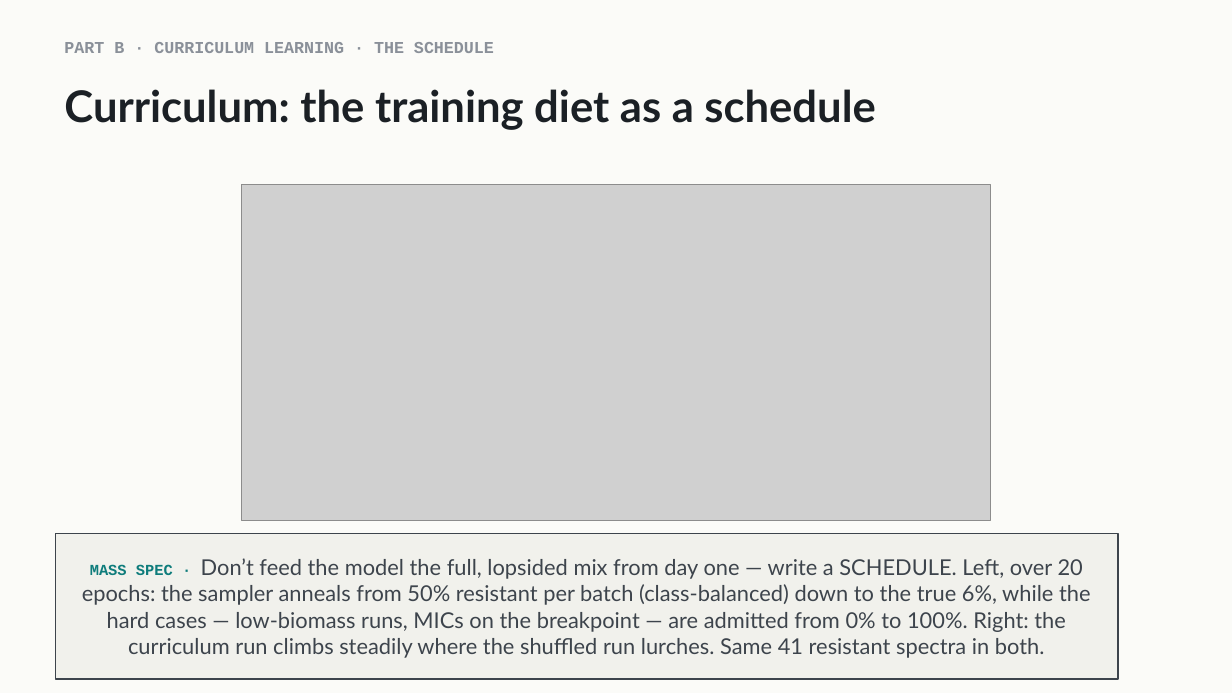
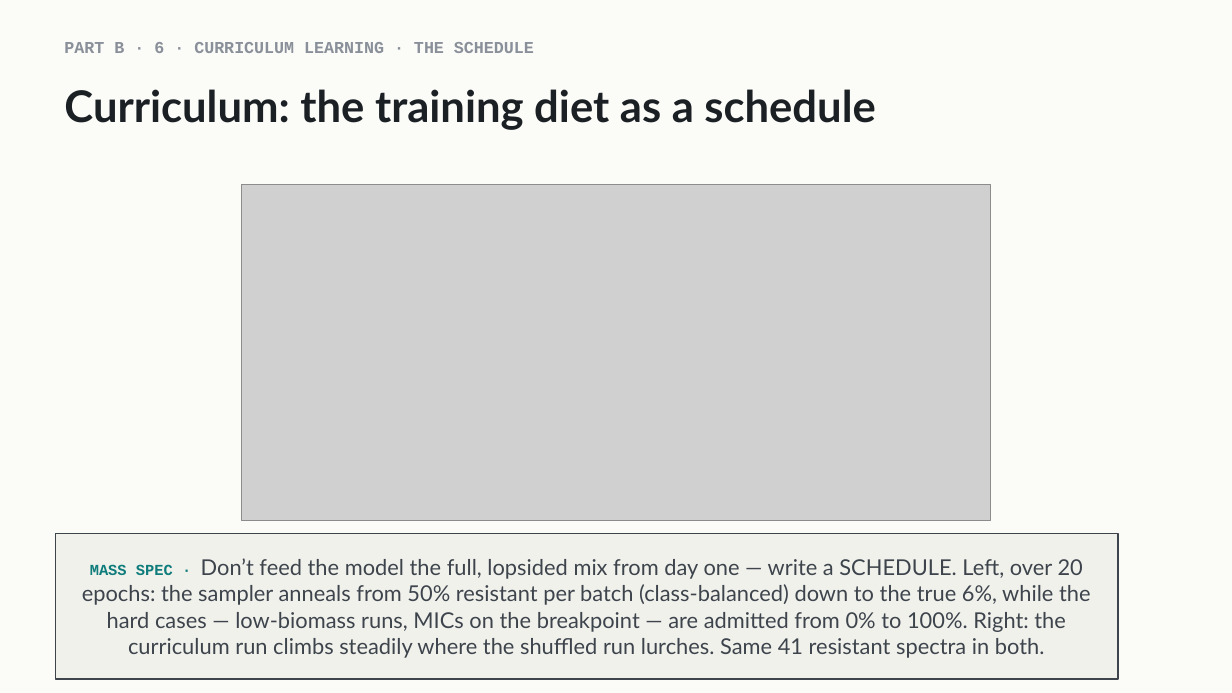
Before and after one commit to indigobio/msacl_dl_course, a slide deck: slide 19 of slides/pptx/lecture10_imbalanced_data.pptx (slide 18 before the commit). Drawn at 1232x693 pixels with LibreOffice and Linux fonts; fonts in the diff are those of the drawing; grey boxes stand for pictures. Boxes give left, top, right and bottom in pixels: in the first picture for what was removed or moved away, otherwise in the second. Text is boxed around its words. In the diff, an @@ line names an element or a change of style, - is before the commit and + after.

```diff
--- a/slides/pptx/lecture10_imbalanced_data.pptx
+++ b/slides/pptx/lecture10_imbalanced_data.pptx
@@ text at (64,42,534,53): text changed @@
-PART B · CURRICULUM LEARNING · THE SCHEDULE
+PART B · 6 · CURRICULUM LEARNING · THE SCHEDULE
```
Also in this commit, not shown: 4 other slides changed, 1 slide added, 4 other files.
